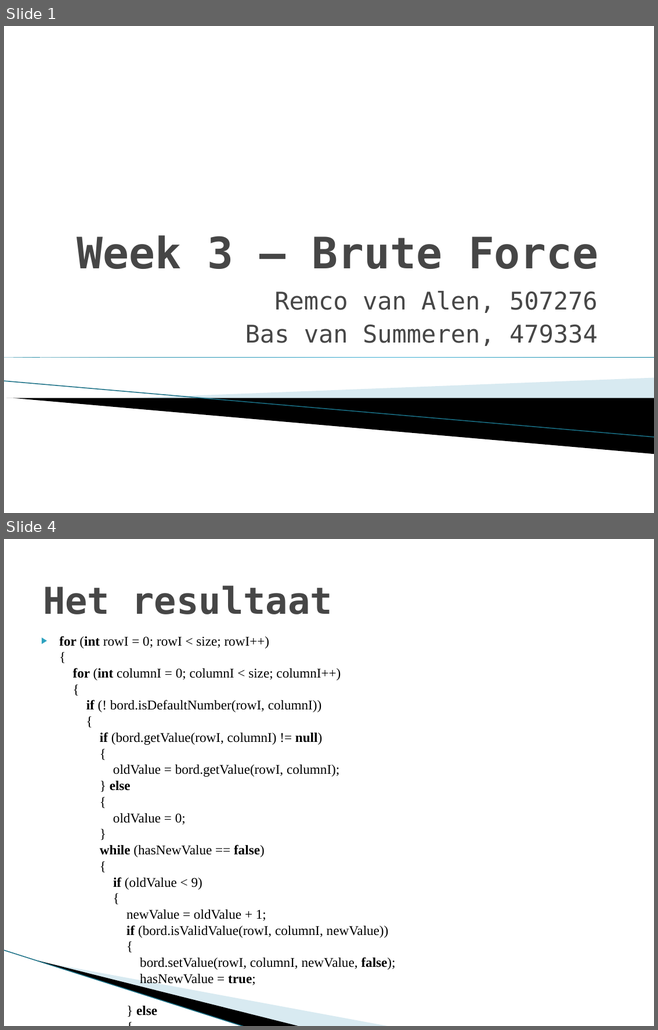
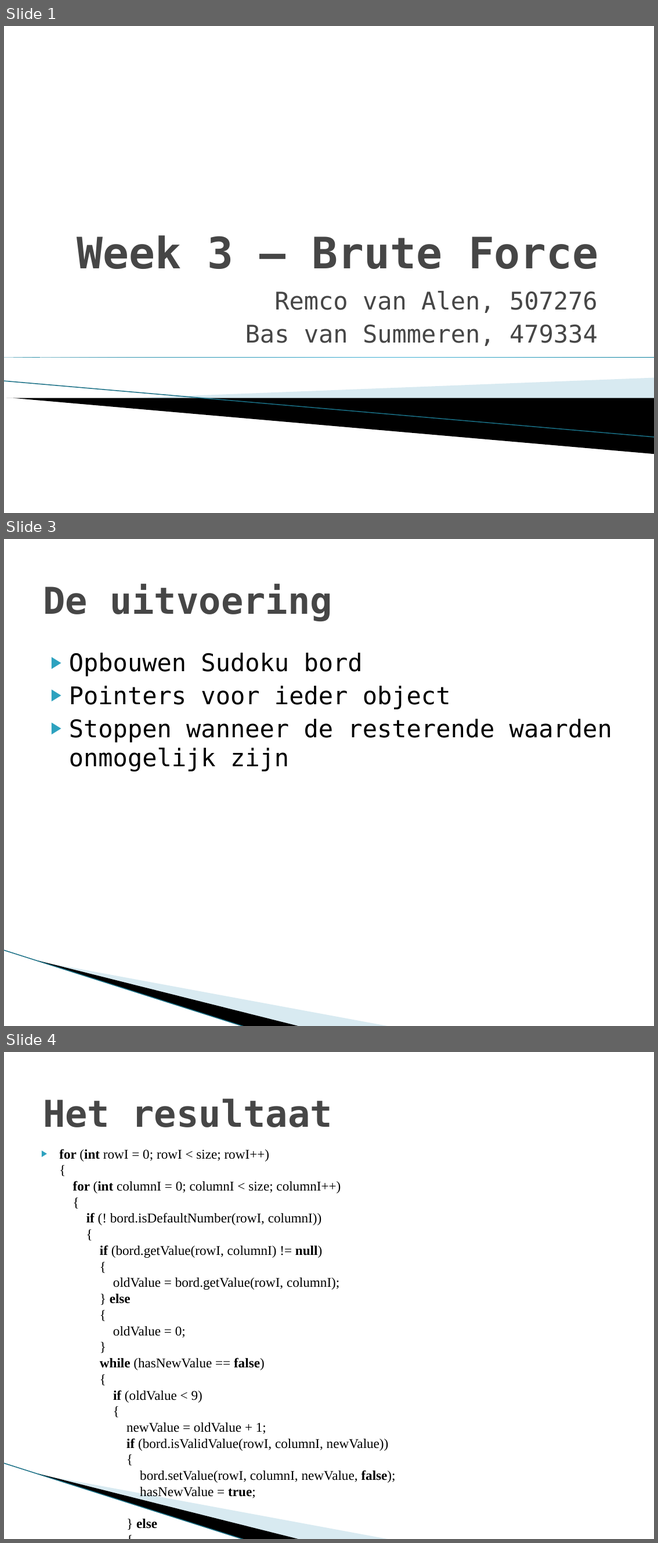
Before and after one commit to Green7izard/AP-AA, a slide deck: Week3/Week 3 Brute Force.pptx. Shown one above the other, each under a label of ours: slides 1 and 4 before the commit, slides 1, 3 and 4 after it; the slides between them are not shown. The pictures are 658x1030 and 658x1543 pixels, drawn with LibreOffice and Linux fonts; fonts in the diff are those of the drawing; background and template pictures are left out. Boxes give left, top, right and bottom in pixels: in the first picture for what was removed or moved away, otherwise in the second. Text is boxed around its words. In the diff, an @@ line names an element or a change of style, - is before the commit and + after.

```diff
--- a/Week3/Week 3 Brute Force.pptx
+++ b/Week3/Week 3 Brute Force.pptx
@@ slide 3 added at (4, 539, 654, 1026), background #FFFFFF; not listed: 3 template elements that a slide beside it also shows @@
@@ title added at (43, 584, 332, 621), 41 pt, text #464646, bold @@
+De uitvoering
@@ text added at (69, 653, 612, 772), 27 pt, text #000000 @@
+▶ Opbouwen Sudoku bord
+▶ Pointers voor ieder object
+▶ Stoppen wanneer de resterende waarden onmogelijk zijn
```
Also in this commit, not shown: 1 slide changed, 1 slide removed, 5 other files.
